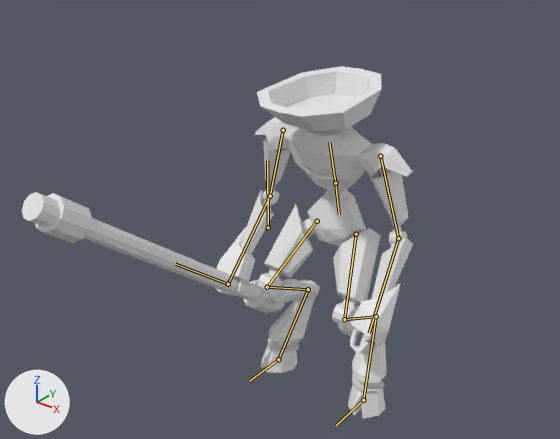
An edit to the Blender file Assets/Resources/Models/Manticore.blend, drawn before and after from the same camera.
Both versions are drawn from a 50 mm lens placed at (6.2, -8.79, 8.35), pointed at (-1.23, 0.49, 2.59). The lights are fixed; the arrows at lower left show +X, +Y and +Z. The bones that bend it are drawn over the model as lines.

In view in the first picture: 'Manticore'.
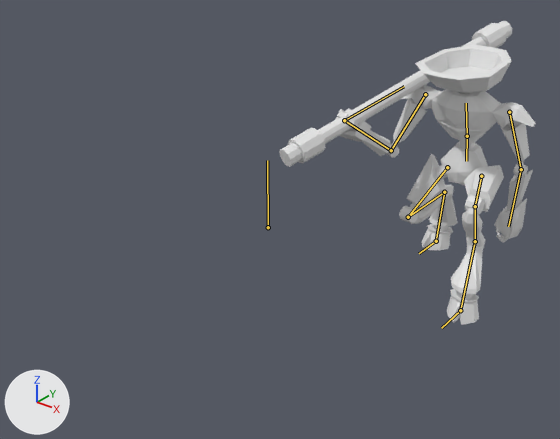
The newer file adds an action. The first version stands in its rest pose; the second is drawn at frame 20 of the action '3.ManticoreBackwardsWalk'.

Changed parts and their boxes [x1, y1, x2, y2] in the pictures (560 x 439 px):
'Manticore', posed (34% narrower, 14% shorter): before [22, 66, 413, 419]; after [279, 21, 536, 325]
bone 'Torso', root to tip: before (335, 183) to (329, 142); after (467, 136) to (466, 103)
bone 'UpperArm.L', root to tip: before (380, 156) to (398, 238); after (509, 112) to (521, 169)
bone 'Forearm.L', root to tip: before (398, 238) to (369, 333); after (521, 169) to (508, 226)
bone 'UpperArm.R', root to tip: before (283, 130) to (270, 196); after (425, 94) to (391, 150)
bone 'Forearm.R', root to tip: before (270, 196) to (228, 284); after (391, 150) to (344, 120)
bone 'Pipe', root to tip: before (228, 284) to (175, 264); after (344, 120) to (404, 86)
bone 'UpperLeg.L', root to tip: before (356, 234) to (344, 319); after (481, 176) to (475, 206)
bone 'Hoof.L', root to tip: before (376, 316) to (363, 400); after (475, 241) to (460, 310)
bone 'UpperLeg.R', root to tip: before (317, 221) to (267, 287); after (447, 167) to (408, 217)
bone 'Hoof.R', root to tip: before (308, 289) to (278, 359); after (444, 192) to (436, 241)
bone 'Foot.L', root to tip: before (363, 400) to (336, 425); after (460, 310) to (441, 328)
bone 'Foot.R', root to tip: before (278, 359) to (249, 381); after (436, 241) to (419, 253)

The change, as a diff of the scene's bpy script:
```diff
--- a/Assets/Resources/Models/Manticore.blend.py
+++ b/Assets/Resources/Models/Manticore.blend.py
@@ bone_torso @@
 bone_torso = bpy.data.objects['Armature'].pose.bones['Torso']  # child of 'Root'
-bone_torso.location = (0.0, 0.0, 0.0)
+bone_torso.location = (0.0, -1.691, -4.245)
@@ bone_upperarm_l @@
 bone_upperarm_l = bpy.data.objects['Armature'].pose.bones['UpperArm.L']  # child of 'Torso'
-bone_upperarm_l.rotation_quaternion = (1.0, 0.0, 0.0, 0.0)  # degrees (0, 0, 0)
+bone_upperarm_l.rotation_quaternion = (0.99, -0.097, 0.08, 0.067)  # degrees (-11, 10, 7)
@@ bone_forearm_l @@
 bone_forearm_l = bpy.data.objects['Armature'].pose.bones['Forearm.L']  # child of 'UpperArm.L'
-bone_forearm_l.rotation_quaternion = (1.0, 0.0, 0.0, 0.0)  # degrees (0, 0, 0)
+bone_forearm_l.rotation_quaternion = (0.955, -0.292, -0.029, -0.046)  # degrees (-34, -5, -4)
@@ bone_upperarm_r @@
 bone_upperarm_r = bpy.data.objects['Armature'].pose.bones['UpperArm.R']  # child of 'Torso'
-bone_upperarm_r.rotation_quaternion = (1.0, 0.0, 0.0, 0.0)  # degrees (0, 0, 0)
+bone_upperarm_r.rotation_quaternion = (0.963, 0.123, 0.109, -0.213)  # degrees (11, 15, -23)
@@ bone_forearm_r @@
 bone_forearm_r = bpy.data.objects['Armature'].pose.bones['Forearm.R']  # child of 'UpperArm.R'
-bone_forearm_r.rotation_quaternion = (1.0, 0.0, 0.0, 0.0)  # degrees (0, 0, 0)
+bone_forearm_r.rotation_quaternion = (0.881, 0.471, -0.005, -0.053)  # degrees (56, 2, -6)
@@ bone_pipe @@
 bone_pipe = bpy.data.objects['Armature'].pose.bones['Pipe']  # child of 'Forearm.R'
-bone_pipe.rotation_quaternion = (1.0, 0.0, 0.0, 0.0)  # degrees (0, 0, 0)
+bone_pipe.rotation_quaternion = (0.935, 0.322, -0.148, -0.004)  # degrees (39, -16, -6)
@@ bone_upperleg_l @@
 bone_upperleg_l = bpy.data.objects['Armature'].pose.bones['UpperLeg.L']  # child of 'Pelvis'
-bone_upperleg_l.rotation_quaternion = (1.0, 0.0, 0.0, 0.0)  # degrees (0, 0, 0)
+bone_upperleg_l.rotation_quaternion = (0.834, 0.481, -0.114, -0.228)  # degrees (60, 2, -30)
@@ bone_hoof_l @@
 bone_hoof_l = bpy.data.objects['Armature'].pose.bones['Hoof.L']  # child of 'Calf.L'
-bone_hoof_l.rotation_quaternion = (1.0, 0.0, 0.0, 0.0)  # degrees (0, 0, 0)
+bone_hoof_l.rotation_quaternion = (0.906, -0.166, 0.387, -0.032)  # degrees (-27, 44, -15)
@@ bone_upperleg_r @@
 bone_upperleg_r = bpy.data.objects['Armature'].pose.bones['UpperLeg.R']  # child of 'Pelvis'
-bone_upperleg_r.rotation_quaternion = (1.0, 0.0, 0.0, 0.0)  # degrees (0, 0, 0)
+bone_upperleg_r.rotation_quaternion = (0.838, -0.493, 0.172, 0.126)  # degrees (-60, 25, 3)
@@ bone_hoof_r @@
 bone_hoof_r = bpy.data.objects['Armature'].pose.bones['Hoof.R']  # child of 'Calf.R'
-bone_hoof_r.rotation_quaternion = (1.0, 0.0, 0.0, 0.0)  # degrees (0, 0, 0)
+bone_hoof_r.rotation_quaternion = (0.987, 0.162, 0.006, 0.0)  # degrees (19, 1, 0)
@@ bone_foot_l @@
 bone_foot_l = bpy.data.objects['Armature'].pose.bones['Foot.L']  # child of 'Root'
-bone_foot_l.location = (0.0, 0.0, 0.0)
+bone_foot_l.location = (0.0, -3.453, 0.011)
@@ bone_foot_r @@
 bone_foot_r = bpy.data.objects['Armature'].pose.bones['Foot.R']  # child of 'Root'
-bone_foot_r.location = (0.0, 0.0, 0.0)
+bone_foot_r.location = (0.0, -5.764, 0.023)
```
